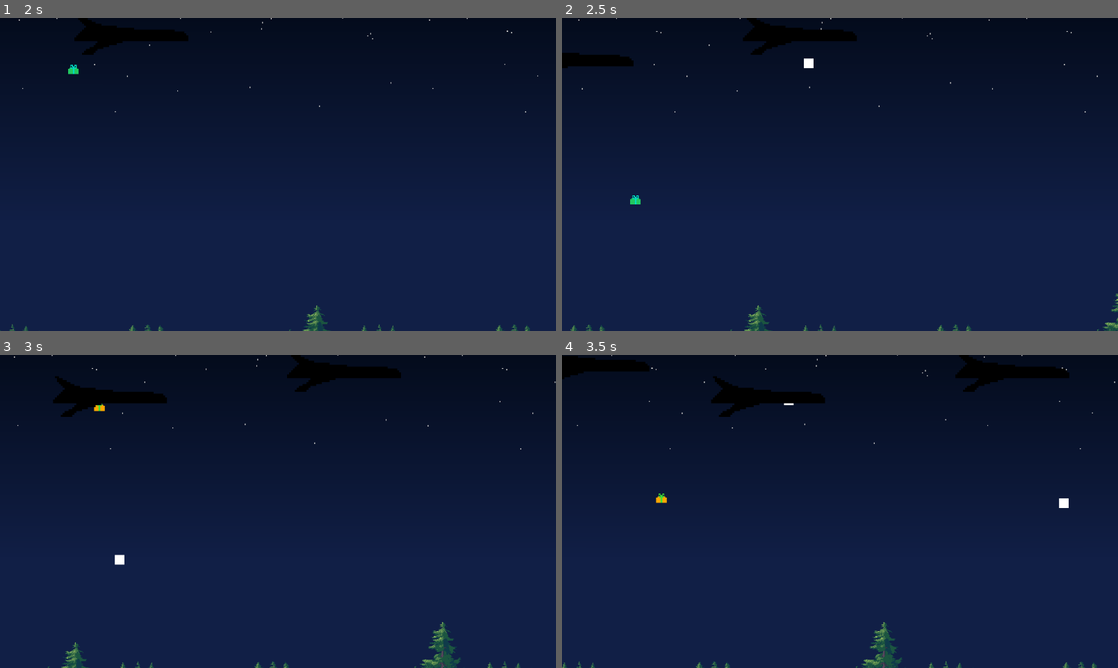
Above: before the commit, frames 1-4 (two rows, left to right).
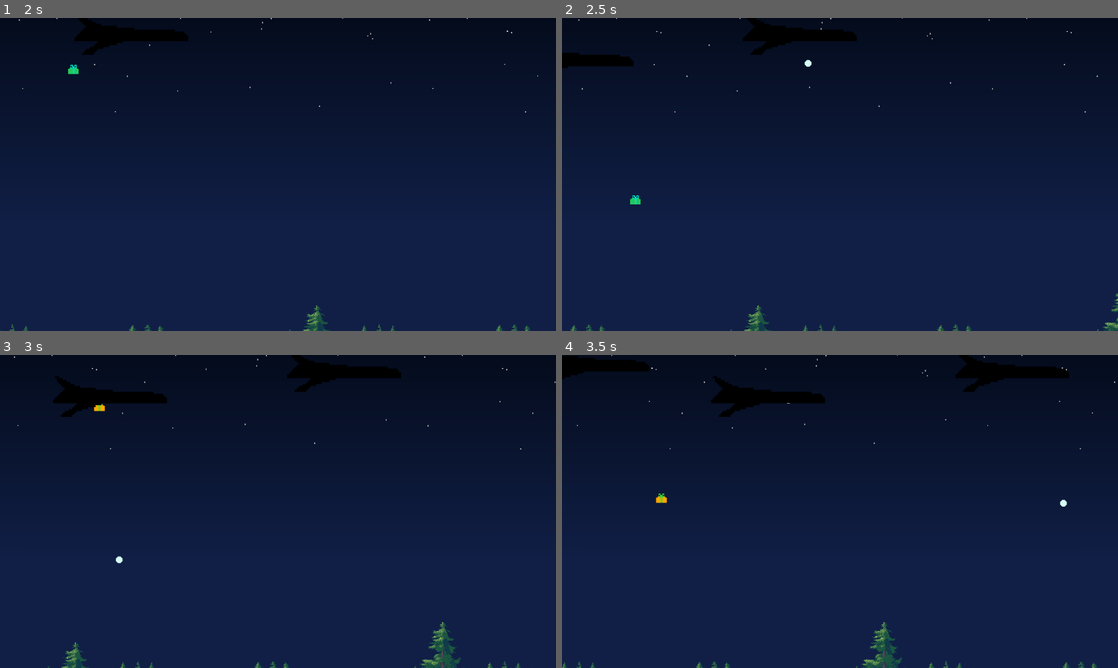
Above: after the commit, the same moments.

Repository: lohchness/santa-claus
Game: Godot game, scene res://level/level.tscn
Two runs of this game, one before a commit and one after it. Both use one fixed random seed, a clock stepped at 60 frames per second and the inputs below.
Inputs (mouse positions are in pixels of both pictures, inside the frame that each line leads up to):
- Up to frame 1 (2 s): move the mouse to (400, 158) at 0.52 s; hold Right (right) 0.53-1.28 s; move the mouse to (166, 190) at 1.27 s; hold Down (down) from 1.28 s (still down)
- Up to frame 2 (2.5 s): move the mouse to (895, 105) at 2.02 s; release Down (down) at 2.03 s; hold Right (right) from 2.03 s (still down)
- Up to frame 3 (3 s): move the mouse to (250, 574) at 2.77 s; release Right (right) at 2.78 s; hold Up (up) from 2.78 s (still down)
- Up to frame 4 (3.5 s): keep holding Up (up)

Frame 1 is identical in both runs. In frame 2, less than 0.1% of the frame differs, in the area x 43-46%, y 12-17%; in frame 3, less than 0.1%; in frame 4, less than 0.1%, in the area x 39-92%, y 15-49%.

Commit message:
feat: snowball sprite

Diff:
--- a/obstacles/rocket/horizontal_rocket.tscn
+++ b/obstacles/rocket/horizontal_rocket.tscn
@@ -1,8 +1,10 @@
-[gd_scene load_steps=3 format=3 uid="uid://phg7pxxdovx4"]
+[gd_scene load_steps=4 format=3 uid="uid://phg7pxxdovx4"]
 
 [ext_resource type="Script" uid="uid://5ql0uatrrr7b" path="res://obstacles/rocket/horizontal_rocket.gd" id="1_3vuik"]
+[ext_resource type="Texture2D" uid="uid://b6s5n24j6w4a4" path="res://obstacles/rocket/Snowball.png" id="2_o1k6o"]
 
 [sub_resource type="RectangleShape2D" id="RectangleShape2D_onxeo"]
+size = Vector2(12, 13.5)
 
 [node name="Snowball" type="CharacterBody2D"]
 collision_layer = 0
@@ -10,19 +12,15 @@
 script = ExtResource("1_3vuik")
 
 [node name="Sprite2D" type="Sprite2D" parent="."]
-
-[node name="ColorRect" type="ColorRect" parent="."]
-offset_left = -10.0
-offset_top = -10.0
-offset_right = 10.0
-offset_bottom = 10.0
-mouse_filter = 2
+texture = ExtResource("2_o1k6o")
 
 [node name="Area2D" type="Area2D" parent="."]
 collision_layer = 4
 collision_mask = 2
 
 [node name="CollisionShape2D" type="CollisionShape2D" parent="Area2D"]
+visible = false
+position = Vector2(-1, 0)
 shape = SubResource("RectangleShape2D_onxeo")
 
 [connection signal="body_entered" from="Area2D" to="." method="_on_area_2d_body_entered"]
Binary file added: obstacles/rocket/Snowball.png
Not shown, added: obstacles/rocket/Snowball.png.import
